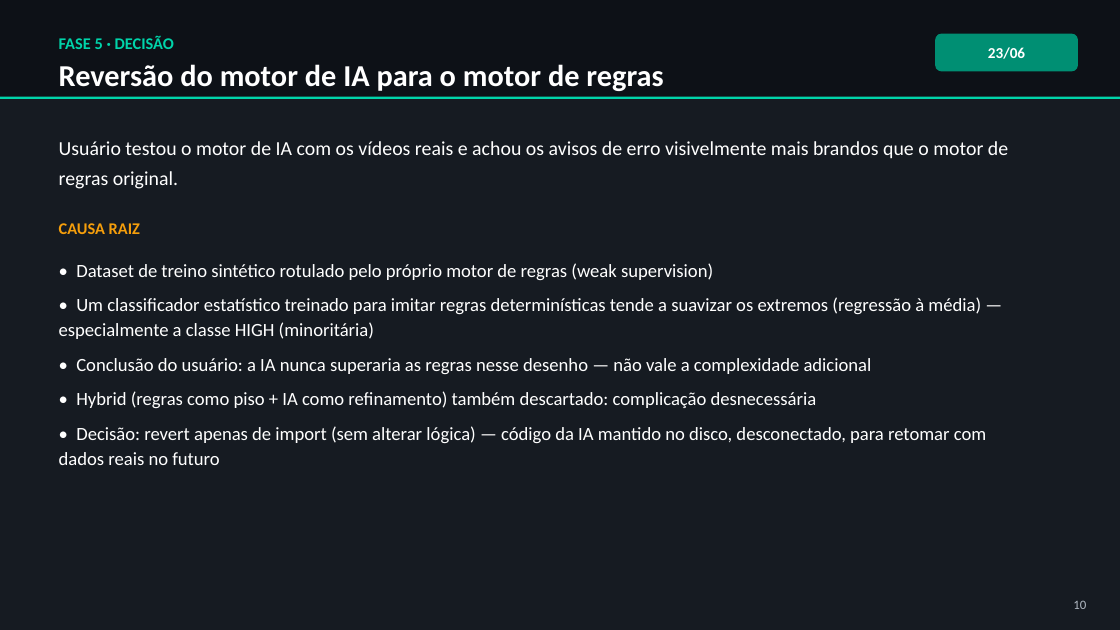
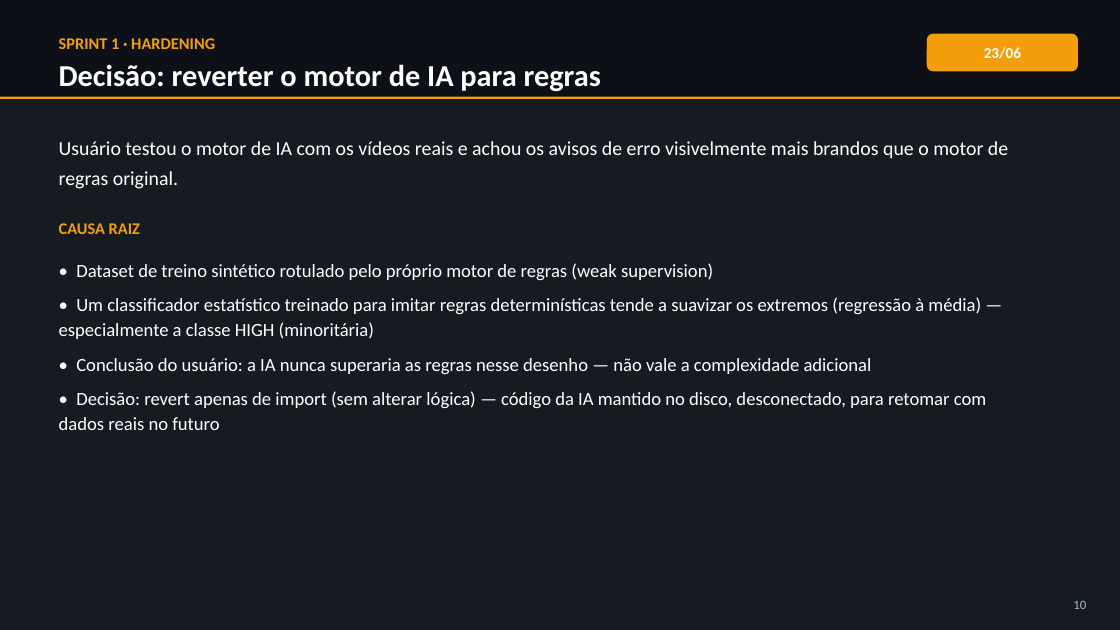
Before and after one commit to souzza-matheus/gym, a slide deck: slide 10 of GymVision_Historico_Projeto.pptx. Drawn at 1120x630 pixels with LibreOffice and Linux fonts; fonts in the diff are those of the drawing. Boxes give left, top, right and bottom in pixels: in the first picture for what was removed or moved away, otherwise in the second. Text is boxed around its words. In the diff, an @@ line names an element or a change of style, - is before the commit and + after.

```diff
--- a/GymVision_Historico_Projeto.pptx
+++ b/GymVision_Historico_Projeto.pptx
@@ text at box(59, 38, 215, 49): text changed; text colour #00D4AA to #F59E0B @@
-FASE 5 · DECISÃO
+SPRINT 1 · HARDENING
@@ rounded rectangle "23/06": place and size @@
-rounded rectangle "23/06" at box(935, 34, 1078, 71)
+rounded rectangle "23/06" at box(927, 34, 1078, 71)
@@ rounded rectangle "23/06" at box(927, 34, 1078, 71): fill #008F73 to #F59E0B @@
@@ text at box(59, 64, 601, 91): text changed @@
-Reversão do motor de IA para o motor de regras
+Decisão: reverter o motor de IA para regras
@@ rectangle at box(0, 97, 1120, 99): fill #00D4AA to #F59E0B @@
@@ text at box(76, 391, 817, 408): paragraph removed @@
-• Hybrid (regras como piso + IA como refinamento) também descartado: complicação desnecessária
```
Also in this commit, not shown: 11 other slides changed, 6 slides added, 4 slides removed.
